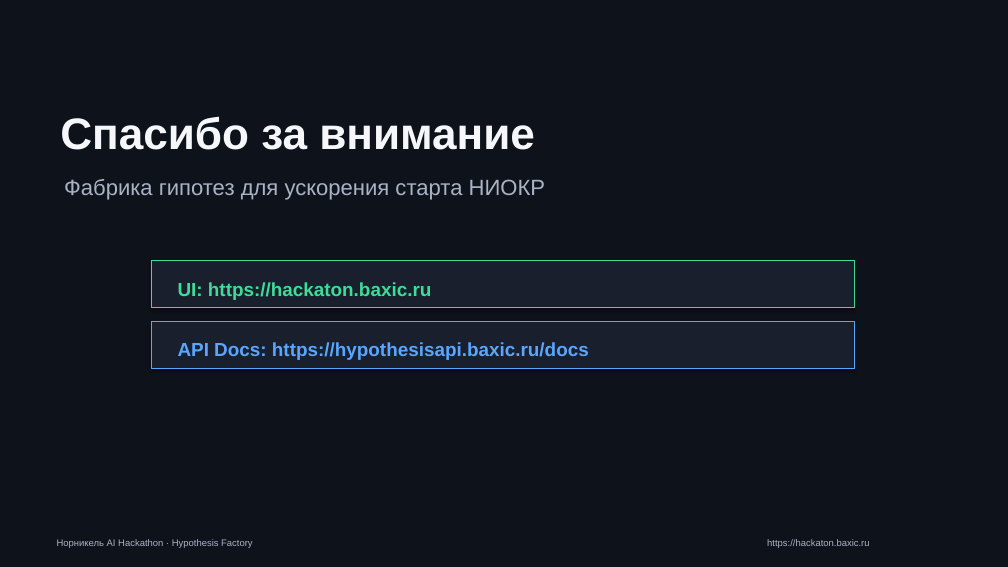
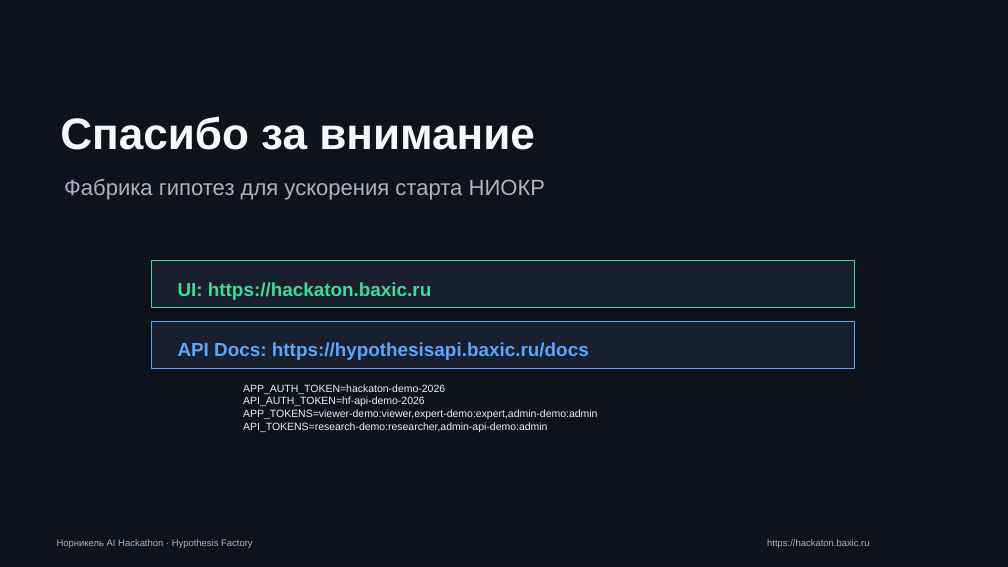
Before and after one commit to baxic-top-projects/hackaton, a slide deck: slide 11 of Hypothesis_Factory_Nornickel_AI_Hackathon.pptx (slide 12 before the commit). Drawn at 1008x567 pixels with LibreOffice and Linux fonts; fonts in the diff are those of the drawing. Boxes give left, top, right and bottom in pixels: in the first picture for what was removed or moved away, otherwise in the second. Text is boxed around its words. In the diff, an @@ line names an element or a change of style, - is before the commit and + after.

Commit message:
pptx

```diff
--- a/Hypothesis_Factory_Nornickel_AI_Hackathon.pptx
+++ b/Hypothesis_Factory_Nornickel_AI_Hackathon.pptx
@@ text added at bbox=[243, 384, 597, 432], 10 pt, text #EEEEEE @@
+APP_AUTH_TOKEN=hackaton-demo-2026
+API_AUTH_TOKEN=hf-api-demo-2026
+APP_TOKENS=viewer-demo:viewer,expert-demo:expert,admin-demo:admin
+API_TOKENS=research-demo:researcher,admin-api-demo:admin
```
Also in this commit, not shown: 2 other slides changed, 1 slide removed.
